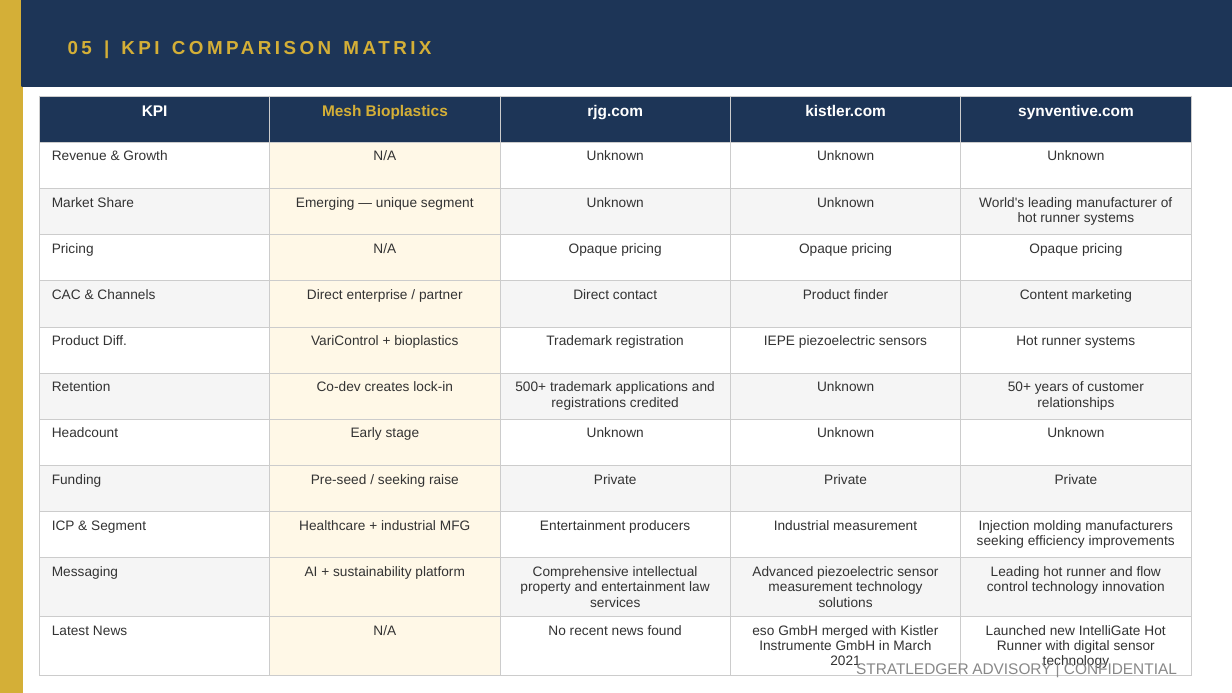
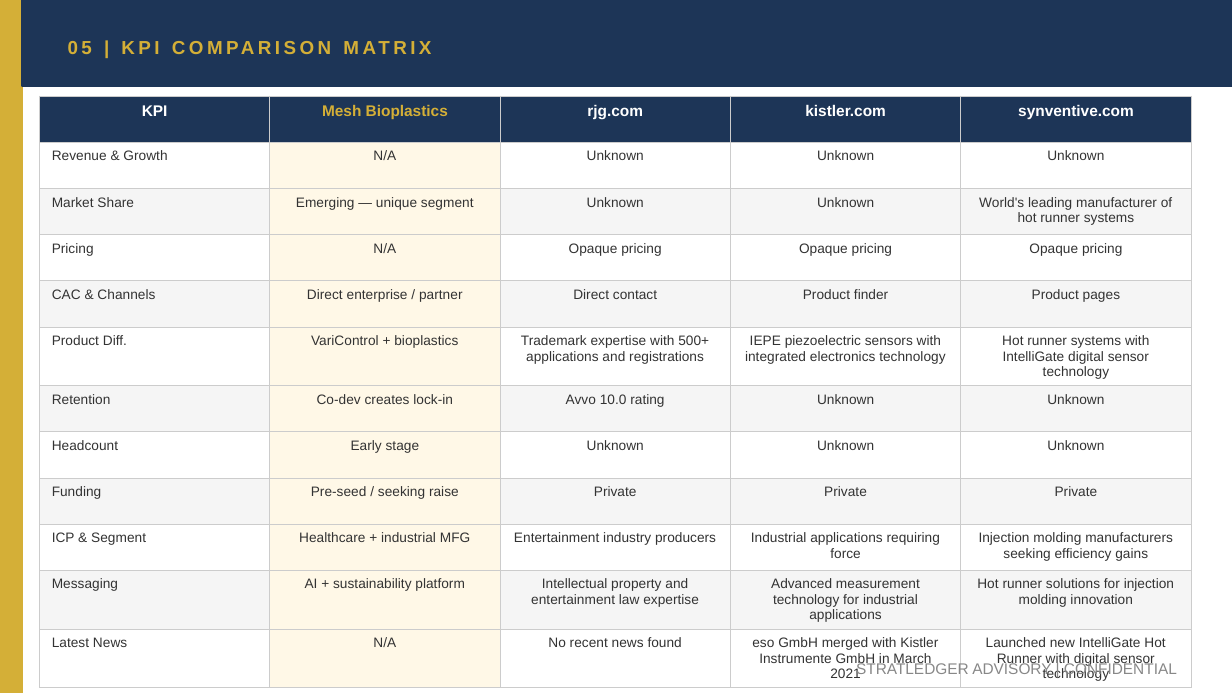
Before and after one commit to apexmakeshop-dot/droplet-commands, a slide deck: slide 9 of mesh_bioplastics_CI_Report.pptx. Drawn at 1232x693 pixels with LibreOffice and Linux fonts; fonts in the diff are those of the drawing. Boxes give left, top, right and bottom in pixels: in the first picture for what was removed or moved away, otherwise in the second. Text is boxed around its words. In the diff, an @@ line names an element or a change of style, - is before the commit and + after.

Commit message:
CI Report: Mesh Bioplastics

```diff
--- a/mesh_bioplastics_CI_Report.pptx
+++ b/mesh_bioplastics_CI_Report.pptx
@@ table at bbox=[39, 96, 1191, 685] @@
-row 5, column 5: Content marketing
+row 5, column 5: Product pages
-row 6: Product Diff. | VariControl + bioplastics | Trademark registration | IEPE piezoelectric sensors | Hot runner systems
+row 6: Product Diff. | VariControl + bioplastics | Trademark expertise with 500+ applications and registrations | IEPE piezoelectric sensors with integrated electronics technology | Hot runner systems with IntelliGate digital sensor technology
-row 7, column 3: 500+ trademark applications and registrations credited
+row 7, column 3: Avvo 10.0 rating
-row 7, column 5: 50+ years of customer relationships
+row 7, column 5: Unknown
-row 10: ICP & Segment | Healthcare + industrial MFG | Entertainment producers | Industrial measurement | Injection molding manufacturers seeking efficiency improvements
+row 10: ICP & Segment | Healthcare + industrial MFG | Entertainment industry producers | Industrial applications requiring force | Injection molding manufacturers seeking efficiency gains
-row 11: Messaging | AI + sustainability platform | Comprehensive intellectual property and entertainment law services | Advanced piezoelectric sensor measurement technology solutions | Leading hot runner and flow control technology innovation
+row 11: Messaging | AI + sustainability platform | Intellectual property and entertainment law expertise | Advanced measurement technology for industrial applications | Hot runner solutions for injection molding innovation
```
Also in this commit, not shown: 4 other slides changed.
